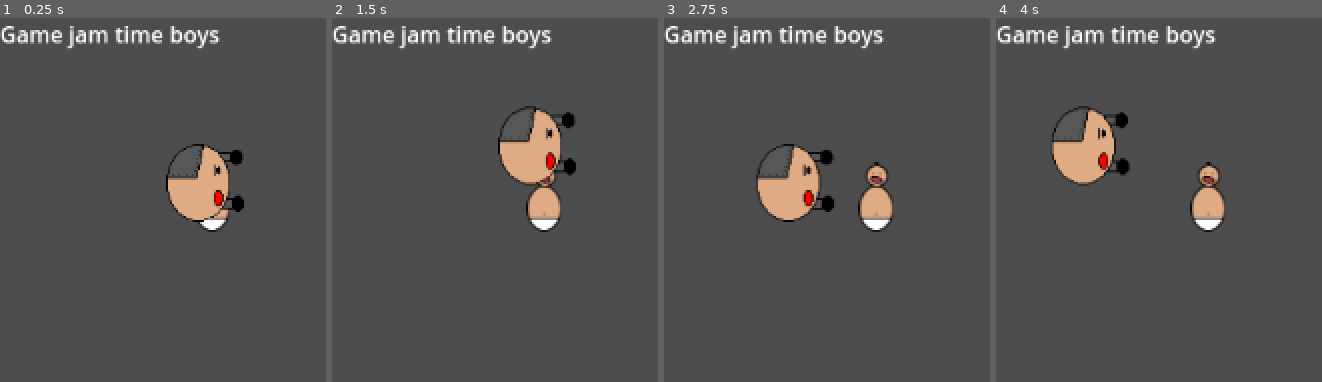
Above: before the commit, frames 1-4 (left to right).
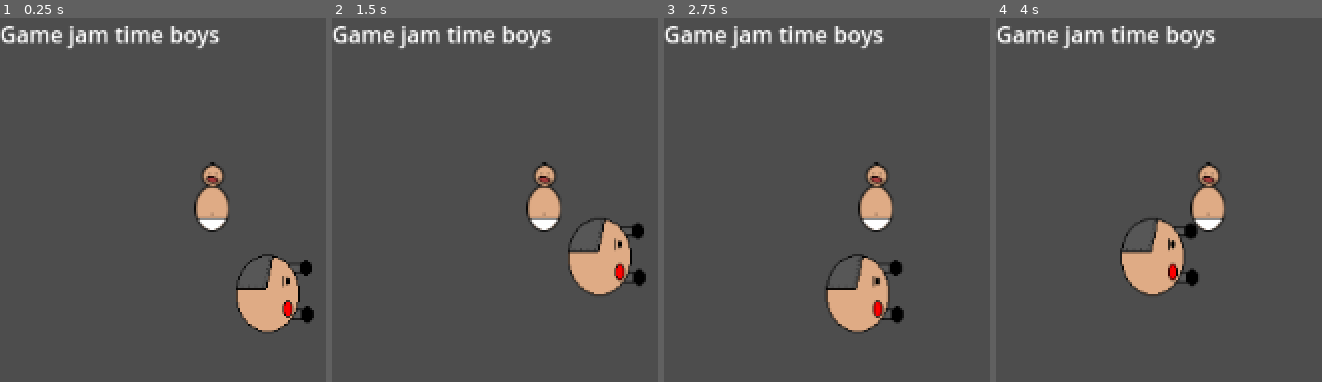
Above: after the commit, the same moments.

Repository: discoaaron/gamejam
Game: Godot game, scene res://Main.tscn
Same seed, same stepped clock (60 frames per second), same inputs: the game is played once before the commit and once after it.
Inputs:
- Up to frame 1 (0.25 s): no input
- Up to frame 2 (1.5 s): tap Enter at 0.5 s; tap A (a) at 0.6 s; tap D (d) at 0.8, 1.35 s; tap Space at 1.25 s
- Up to frame 3 (2.75 s): tap S (s) at 1.55, 2.1 s; tap Enter at 2 s; tap A (a) at 2.3 s
- Up to frame 4 (4 s): tap Space at 2.75 s; tap A (a) at 2.85 s; tap D (d) at 3.05, 3.6 s; tap Enter at 3.5 s; tap S (s) at 3.8 s

The runs differ from the first frame. In frame 1, 5.5% of the frame differs, in the area x 50-97%, y 34-87%; in frame 2, 6.0%; in frame 3, 5.9%; in frame 4, 6.1%, in the area x 17-62%, y 24-77%.

Commit message:
change starting position slightly

Diff:
--- a/game/main.gd
+++ b/game/main.gd
@@ -7,7 +7,7 @@
 # Called when the node enters the scene tree for the first time.
 func _ready() -> void:
 	var dad = dad_scene.instantiate();
-	dad.position = Vector2(150,120)
+	dad.position = Vector2(200,200)
 	dad.up = get_button()
 	dad.down = get_button()
 	dad.left = get_button()
